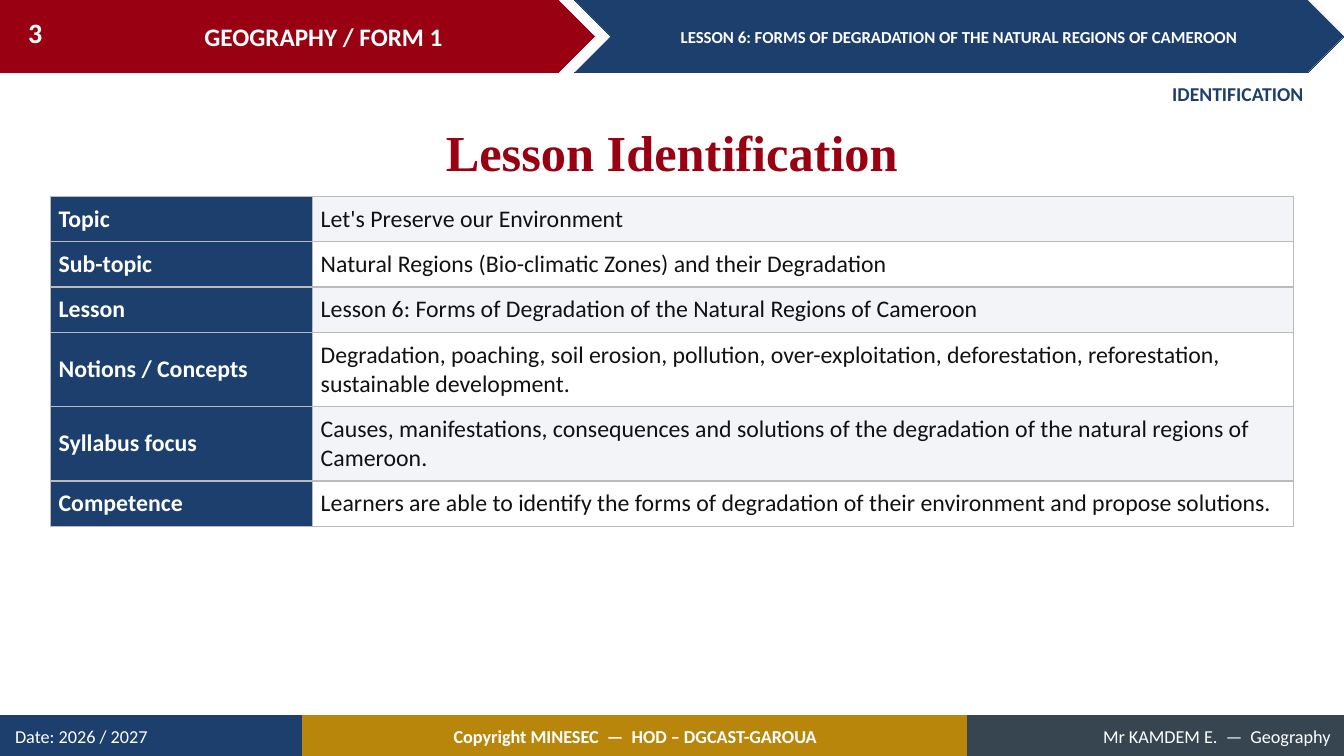
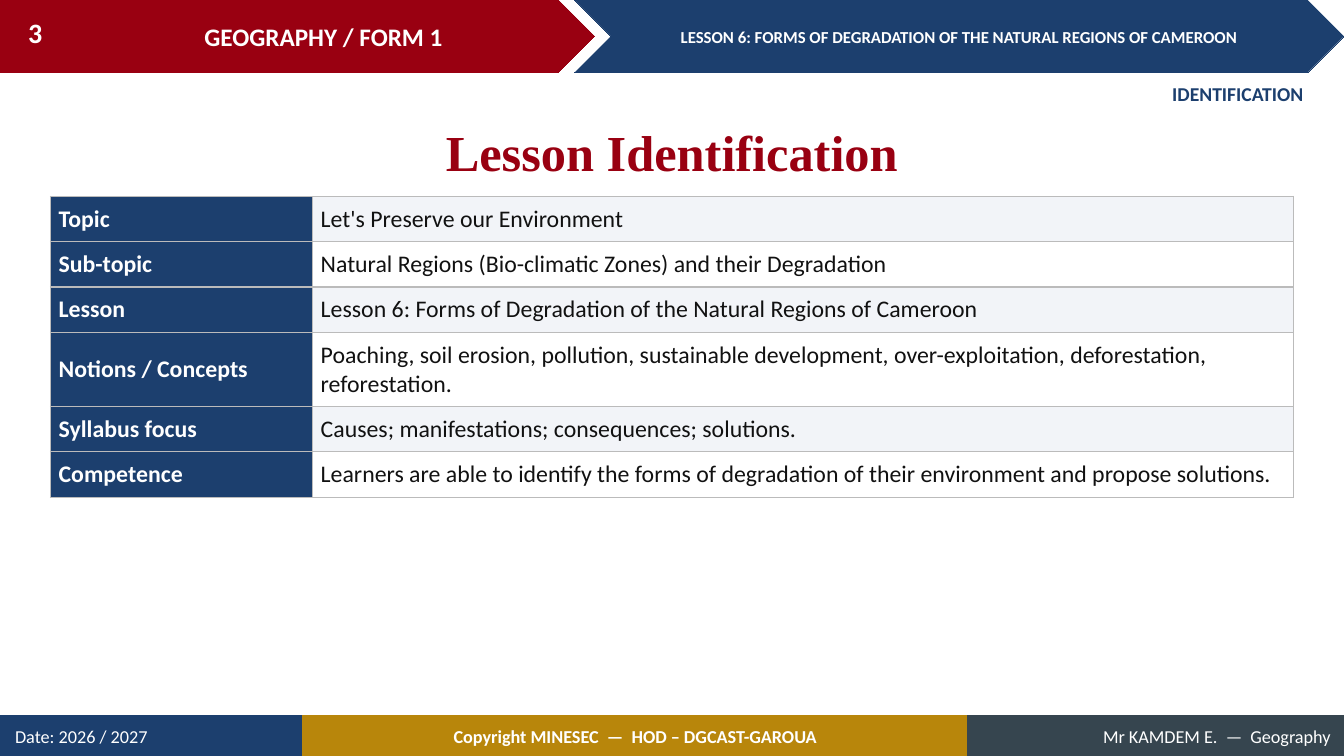
Before and after one commit to Berthautk/linea-github, a slide deck: slide 3 of lecons/F1/10_F1_M2_L06_Forms_of_Degradation_of_the_Natural_Regions_of_Cameroon.pptx. Drawn at 1344x756 pixels with LibreOffice and Linux fonts; fonts in the diff are those of the drawing. Boxes give left, top, right and bottom in pixels: in the first picture for what was removed or moved away, otherwise in the second. Text is boxed around its words. In the diff, an @@ line names an element or a change of style, - is before the commit and + after.

```diff
--- a/lecons/F1/10_F1_M2_L06_Forms_of_Degradation_of_the_Natural_Regions_of_Cameroon.pptx
+++ b/lecons/F1/10_F1_M2_L06_Forms_of_Degradation_of_the_Natural_Regions_of_Cameroon.pptx
@@ table at (x1=50, y1=197, x2=1294, y2=490) @@
-row 4, column 2: Degradation, poaching, soil erosion, pollution, over-exploitation, deforestation, reforestation, sustainable development.
+row 4, column 2: Poaching, soil erosion, pollution, sustainable development, over-exploitation, deforestation, reforestation.
-row 5, column 2: Causes, manifestations, consequences and solutions of the degradation of the natural regions of Cameroon.
+row 5, column 2: Causes; manifestations; consequences; solutions.
```
Also in this commit, not shown: 20 other slides changed, 13 slides added, 2 slides removed, 31 other files.
